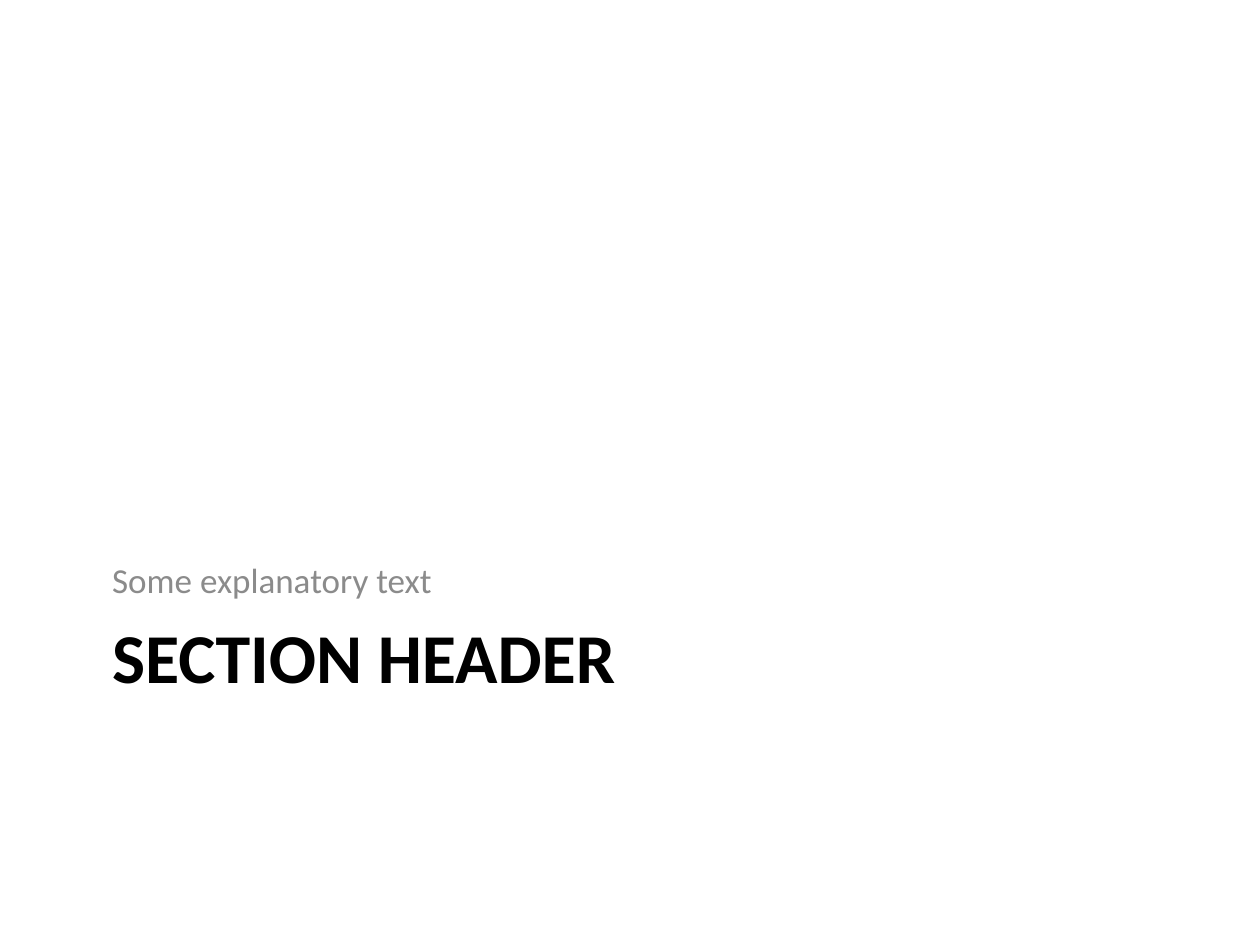
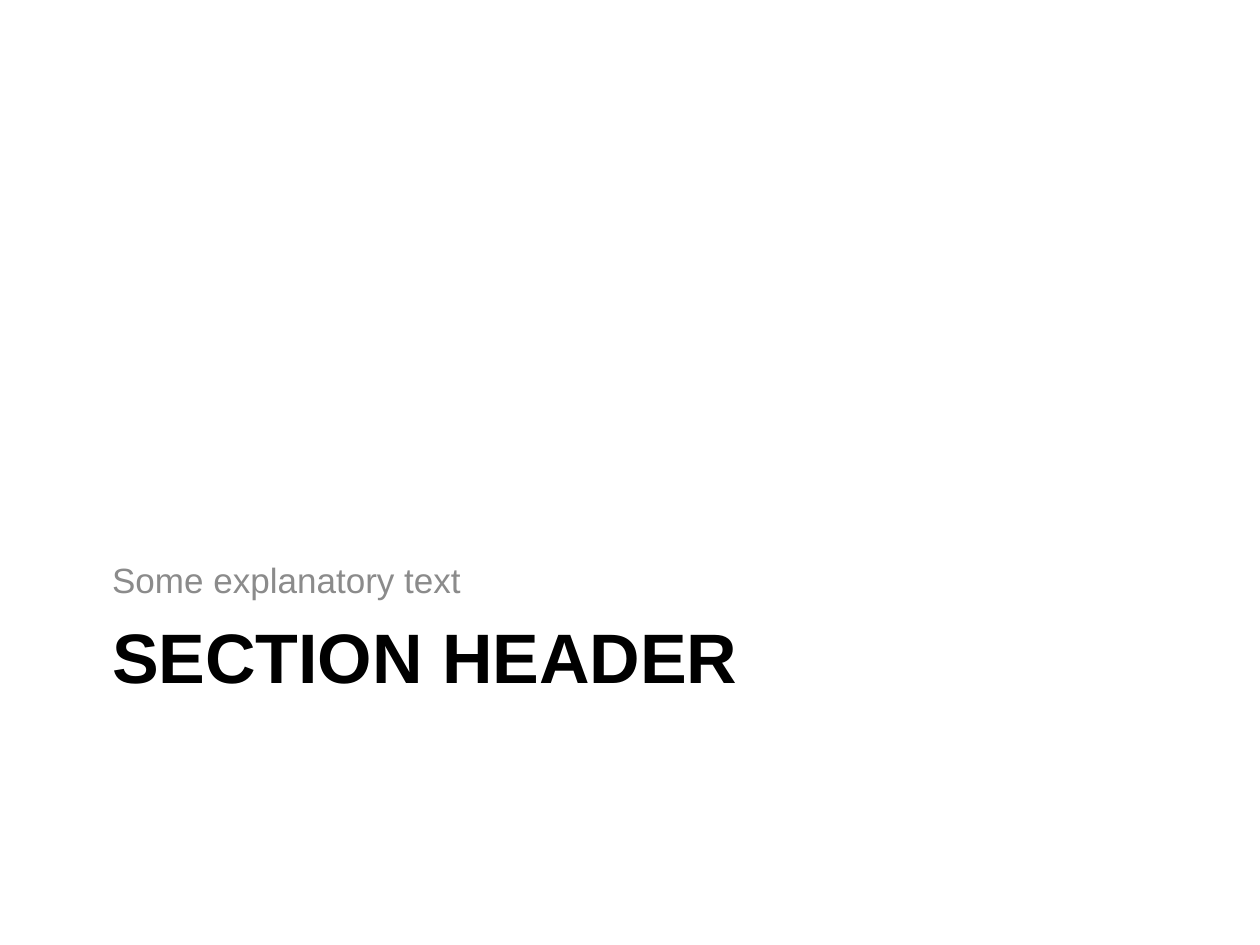
Before and after one commit to rmlane/bscContentHelpers, a slide deck: slide 3 of inst/rmd_files/uic_ref.pptx. Drawn at 1260x945 pixels with LibreOffice and Linux fonts; fonts in the diff are those of the drawing; background and template pictures are left out. Boxes give left, top, right and bottom in pixels: in the first picture for what was removed or moved away, otherwise in the second. Text is boxed around its words. In the diff, an @@ line names an element or a change of style, - is before the commit and + after.

Commit message:
adds bib files and edits boilerplate text'

```diff
--- a/inst/rmd_files/uic_ref.pptx
+++ b/inst/rmd_files/uic_ref.pptx
@@ text "Some explanatory text" at [112,567,460,600]: font Calibri to Arial @@
@@ title "SECTION HEADER" at [112,634,737,684]: font Calibri to Arial @@
```
Also in this commit, not shown: 3 other slides changed, 5 other files.
